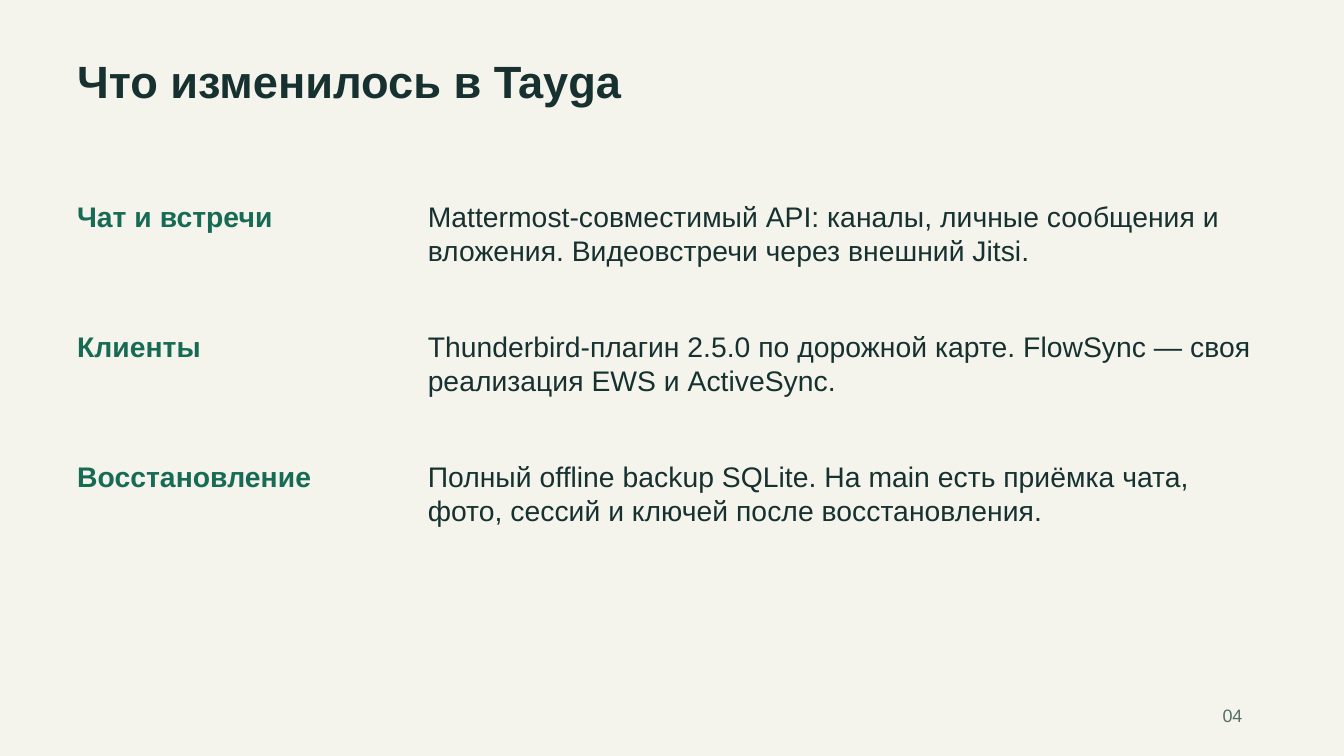
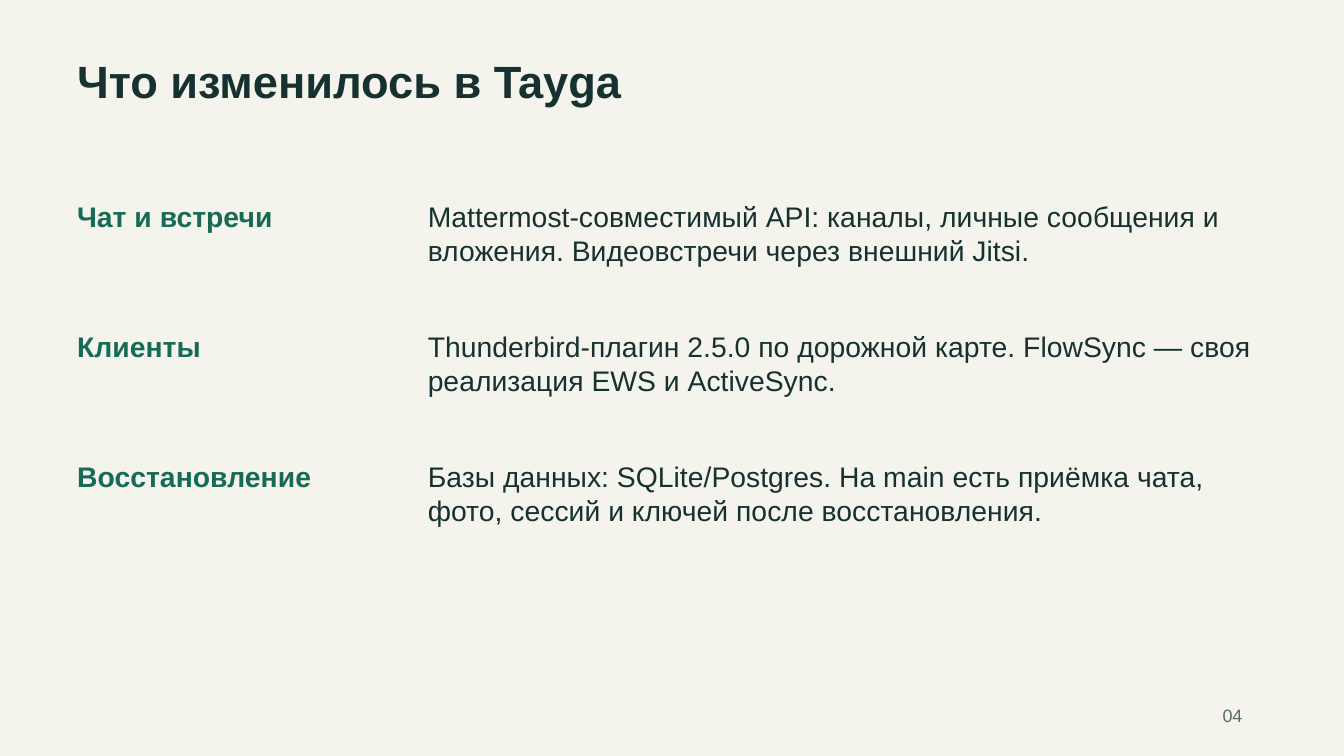
Before and after one commit to rkislov/tayga-mail-server, a slide deck: slide 4 of docs/presentations/tayga-competitors-2026-11-19.pptx. Drawn at 1344x756 pixels with LibreOffice and Linux fonts; fonts in the diff are those of the drawing. Boxes give left, top, right and bottom in pixels: in the first picture for what was removed or moved away, otherwise in the second. Text is boxed around its words. In the diff, an @@ line names an element or a change of style, - is before the commit and + after.

```diff
--- a/docs/presentations/tayga-competitors-2026-11-19.pptx
+++ b/docs/presentations/tayga-competitors-2026-11-19.pptx
@@ text at box(428, 466, 1203, 527): text changed @@
-Полный offline backup SQLite. На main есть приёмка чата, фото, сессий и ключей после восстановления.
+Базы данных: SQLite/Postgres. На main есть приёмка чата, фото, сессий и ключей после восстановления.
```
Also in this commit, not shown: 1 other slide changed, 1 other file.
